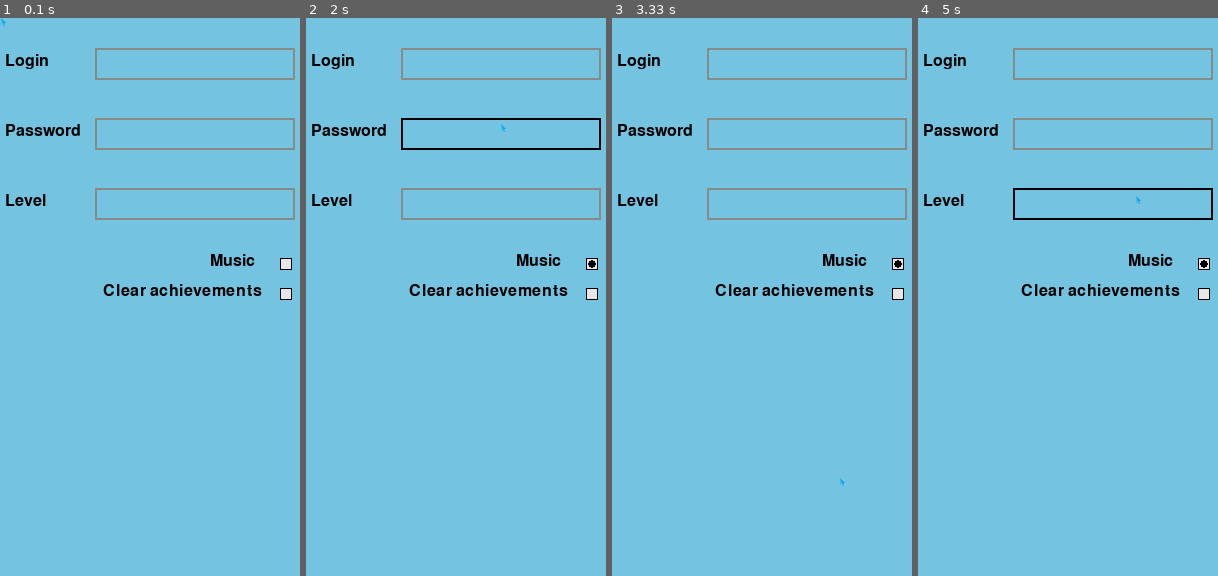
Above: before the commit, frames 1-4 (left to right).
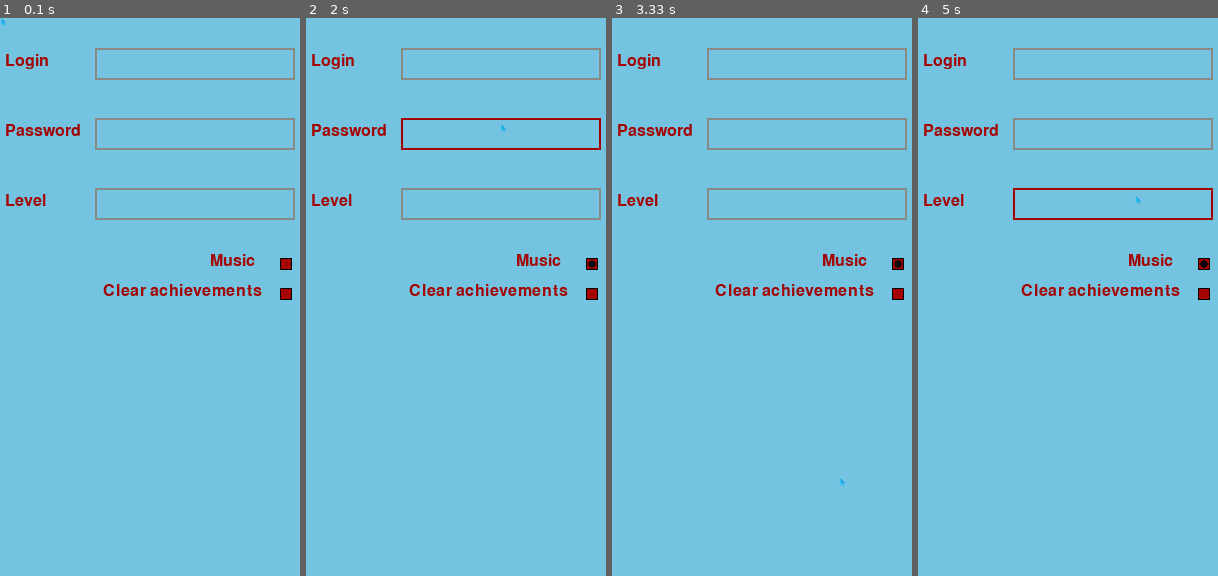
Above: after the commit, the same moments.

Repository: NiKar-coder/PyGameProject
Game: pygame game, started from main.py
The game is run twice, just before and just after one commit, with the same random seed, the same clock (stepped at 60 frames per second) and the same inputs.
Inputs (mouse positions are in pixels of both pictures, inside the frame that each line leads up to):
- Up to frame 1 (0.1 s): no input
- Up to frame 2 (2 s): click "Level" at 0.38 s; click (591, 263) at 0.72 s; click (552, 347) at 1.05 s; click (486, 525) at 1.38 s; click (501, 124) at 1.72 s
- Up to frame 3 (3.33 s): click (684, 107) at 2.05 s; click (654, 347) at 2.38 s; click (762, 453) at 2.72 s; click (840, 475) at 3.05 s
- Up to frame 4 (5 s): click (1128, 313) at 3.38 s; click (954, 213) at 3.72 s; click (969, 436) at 4.05 s; click (1173, 503) at 4.38 s; click (1134, 196) at 4.72 s

The runs differ from the first frame. In frame 1, 1.5% of the frame differs, in the area x 2-97%, y 6-51%; in frame 2, 2.0%, in the area x 2-99%, y 6-51%; in frame 3, 1.4%; in frame 4, 2.0%.

Commit message:
Update colors

Diff:
--- a/main.py
+++ b/main.py
@@ -95,7 +95,7 @@
 
 
 class Checkbox:
-    def __init__(self, surface, x, y, color=(230, 230, 230), caption="",
+    def __init__(self, surface, x, y, color=(164, 0, 0), caption="",
                  outline_color=(0, 0, 0),
                  check_color=(0, 0, 0), font_size=22, font_color=(0, 0, 0),
                  text_offset=(28, 1)):
@@ -180,7 +180,7 @@
             else:
                 self.active = False
             # Смена текущего цвета
-            self.color = COLOR_ACTIVE if self.active else COLOR_INACTIVE
+            self.color = (164, 0, 0) if self.active else COLOR_INACTIVE
         if event.type == pg.KEYDOWN:
             if self.active:
                 if event.key == pg.K_RETURN:
@@ -198,7 +198,7 @@
         self.rect.w = width
 
     def draw(self, screen):
-        screen.blit(self.txt_surface, (self.rect.x+5, self.rect.y+5))
+        screen.blit(self.txt_surface, (self.rect.x + 5, self.rect.y + 5))
         pg.draw.rect(screen, self.color, self.rect, 2)
 
 
@@ -279,7 +279,7 @@
     font = FONT_
     text_coord = 280
     for line in intro_text:
-        string_rendered = font.render(line, 1, pg.Color('black'))
+        string_rendered = font.render(line, 1, (164, 0, 0))
         intro_rect = string_rendered.get_rect()
         text_coord += 10
         intro_rect.top = text_coord
@@ -311,7 +311,7 @@
     font = FONT_
     text_coord = 280
     for line in intro_text:
-        string_rendered = font.render(line, 1, pg.Color('black'))
+        string_rendered = font.render(line, 1, (164, 0, 0))
         intro_rect = string_rendered.get_rect()
         text_coord += 10
         intro_rect.top = text_coord
@@ -349,13 +349,13 @@
     arr = list()
     FONT_ = pg.font.SysFont(FONT_, 24)
     text2 = FONT_.render("Password", True,
-                         (0, 0, 0))
+                         (164, 0, 0))
     text1 = FONT_.render("Login", True,
-                         (0, 0, 0))
+                         (164, 0, 0))
     text3 = FONT_.render("Level", True,
-                         (0, 0, 0))
-    text4 = FONT_.render("Music", True, (0, 0, 0))
-    text5 = FONT_.render("Clear achievements", True, (0, 0, 0))
+                         (164, 0, 0))
+    text4 = FONT_.render("Music", True, (164, 0, 0))
+    text5 = FONT_.render("Clear achievements", True, (164, 0, 0))
 
     while True:
         global login, password
@@ -489,9 +489,9 @@
 '''функция для отрисовки текста'''
 
 
-def draw_text(surf, text, size, x, y):
+def draw_text(surf, text, size, x, y, font_color):
     font = pg.font.Font(font_name, size)
-    text_surface = font.render(text, True, (203, 0, 255))
+    text_surface = font.render(text, True, font_color)
     text_rect = text_surface.get_rect()
     text_rect.midtop = (x, y)
     surf.blit(text_surface, text_rect)
@@ -518,7 +518,7 @@
     if level == 1:
         '''правила для I уровня'''
         distance = 170
-        delay = 0.004
+        delay = 0.003
         color = 114, 159, 207
     elif level == 2:
         '''правила для II уровня'''
@@ -557,7 +557,7 @@
                 if event.key == pg.K_UP:
                     skydiver.rect.y -= 30
         screen.fill(color)
-        draw_text(screen, str(scores_display), 22, WIDTH / 2, 10)
+        draw_text(screen, str(scores_display), 22, WIDTH / 2, 10, (164, 0, 0))
 
         skydivers.draw(screen)
         clouds.draw(screen)
